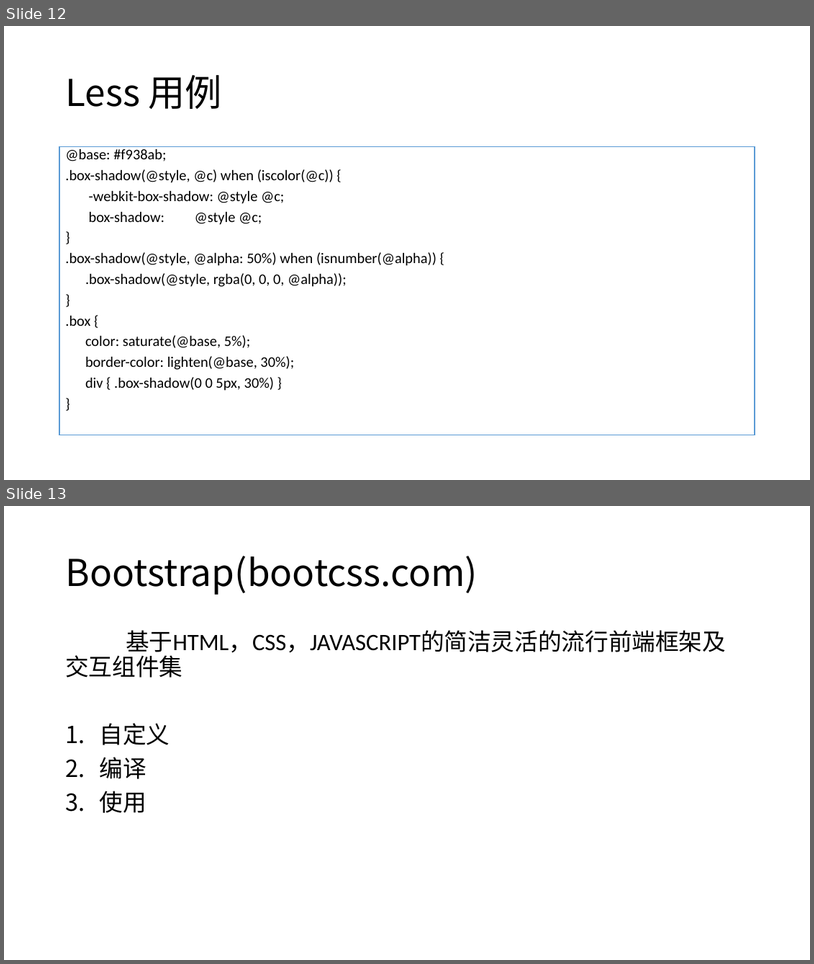
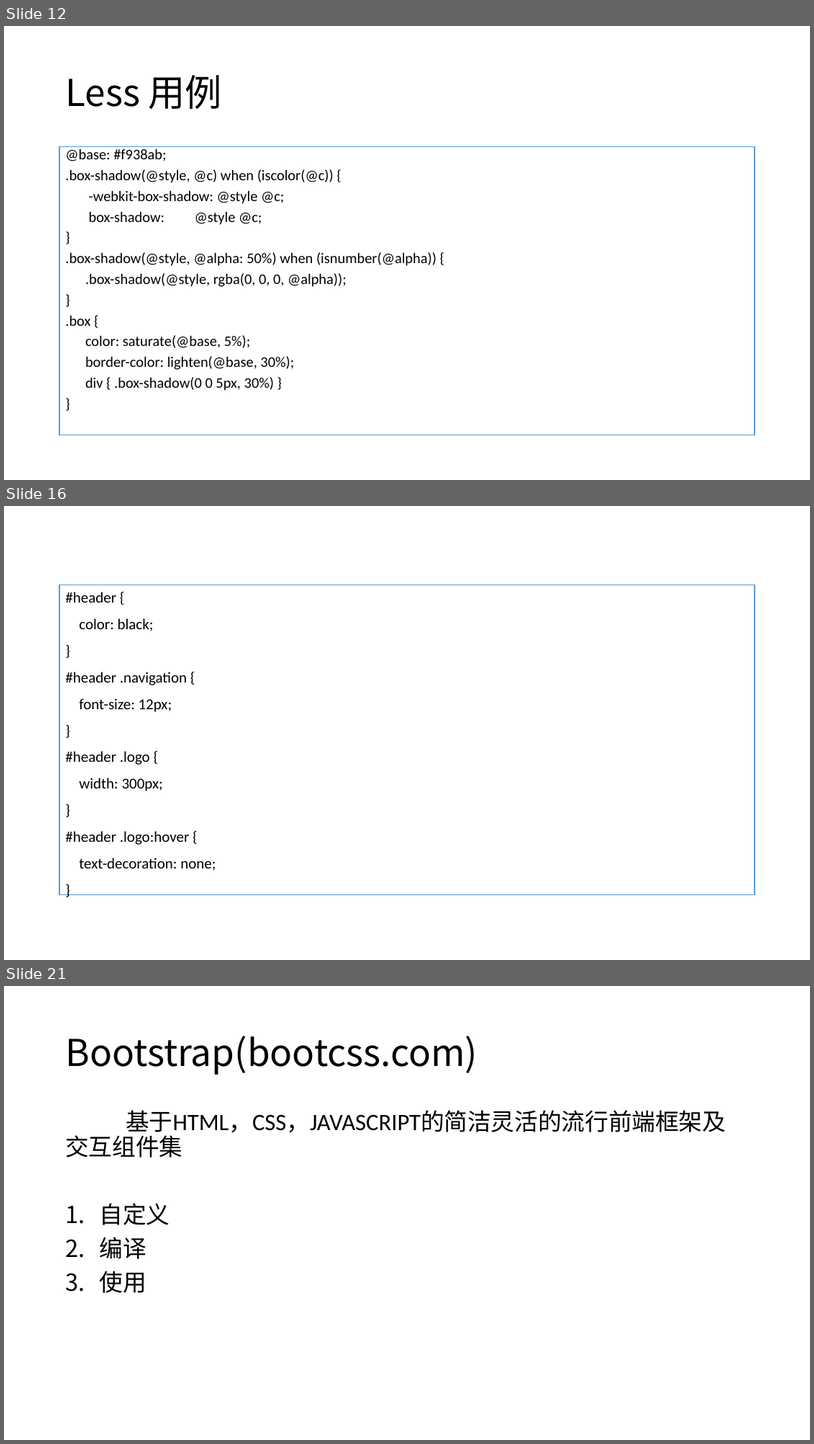
Before and after one commit to liuxm6/demos, a slide deck: WEB培训.pptx. Shown one above the other, each under a label of ours: slides 12 and 13 before the commit, slides 12, 16 and 21 after it; the slides between them are not shown. The pictures are 814x964 and 814x1444 pixels, drawn with LibreOffice and Linux fonts; fonts in the diff are those of the drawing. Boxes give left, top, right and bottom in pixels: in the first picture for what was removed or moved away, otherwise in the second. Text is boxed around its words. In the diff, an @@ line names an element or a change of style, - is before the commit and + after.

```diff
--- a/WEB培训.pptx
+++ b/WEB培训.pptx
@@ slide 16 added at bbox=[4, 506, 810, 960], background #FFFFFF @@
@@ text added at bbox=[59, 584, 756, 894], fill #FFFFFF, outline #5B9BD5 1 pt, 18 pt, text #000000 @@
+#header {
+color: black;
+}
+#header .navigation {
+font-size: 12px;
+}
+#header .logo {
+width: 300px;
+}
+#header .logo:hover {
+text-decoration: none;
+}
@@ what was slide 13 is now slide 21 @@
```
Also in this commit, not shown: 2 slides changed, 7 other slides added, 1 other file.
